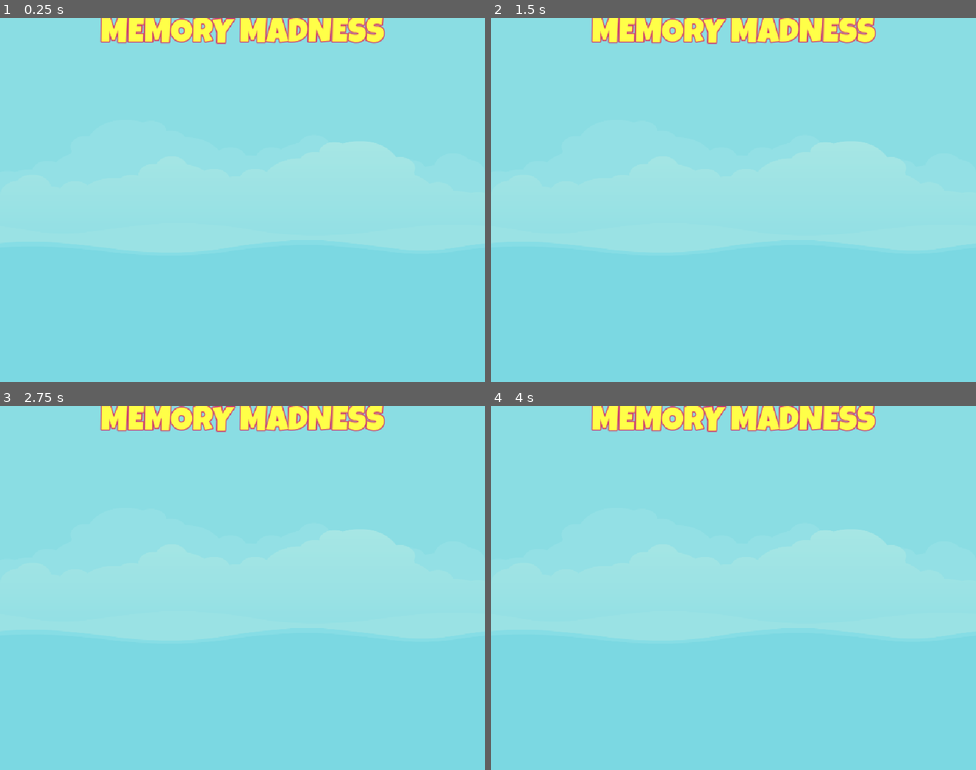
Above: before the commit, frames 1-4 (two rows, left to right).
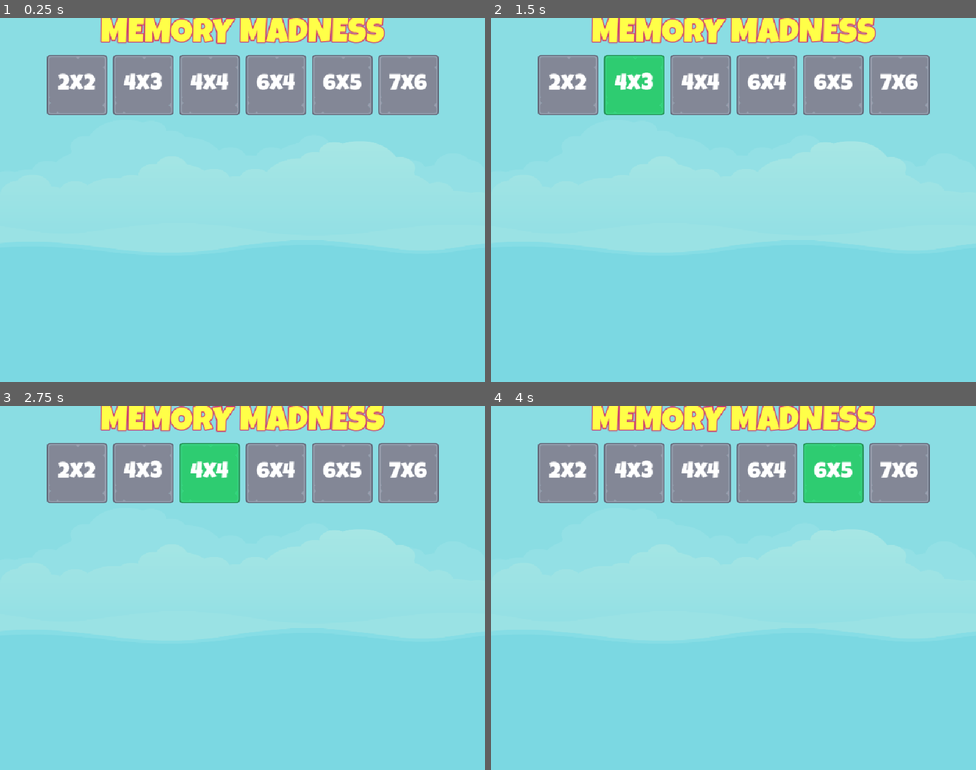
Above: after the commit, the same moments.

Repository: JaseBird/my-2d-game-dev-course
Game: Godot game, scene res://Scenes/Master/Master.tscn
Same seed, same stepped clock (60 frames per second), same inputs: the game is played once before the commit and once after it.
Inputs (mouse positions are in pixels of both pictures, inside the frame that each line leads up to):
- Up to frame 1 (0.25 s): no input
- Up to frame 2 (1.5 s): click (568, 83) at 0.5 s, where only the run after the commit has a clickable "2x2"; click (631, 83) at 1.25 s, where only the run after the commit has a clickable "4x3"
- Up to frame 3 (2.75 s): click (208, 471) at 2 s, where only the run after the commit has a clickable "4x4"
- Up to frame 4 (4 s): click (767, 471) at 2.75 s, where only the run after the commit has a clickable "6x4"; click (835, 471) at 3.5 s, where only the run after the commit has a clickable "6x5"

The runs differ from the first frame. In frame 1, 12% of the frame differs, in the area x 9-91%, y 10-27%; in frame 2, 12%; in frame 3, 12%; in frame 4, 12%.

Commit message:
feat: add level buttons

Diff:
--- /dev/null
+++ b/04-memory-madness/Resources/ButtonText_48.tres
@@ -0,0 +1,8 @@
+[gd_resource type="LabelSettings" load_steps=2 format=3 uid="uid://buygwrtv0tabd"]
+
+[ext_resource type="FontFile" uid="uid://dmntdcny1vrn0" path="res://Assets/fonts/LuckiestGuy-Regular.ttf" id="1_kny1p"]
+
+[resource]
+line_spacing = 0.0
+font = ExtResource("1_kny1p")
+font_size = 48
--- /dev/null
+++ b/04-memory-madness/Scenes/LevelButton/LevelButton.gd
@@ -0,0 +1,17 @@
+extends TextureButton
+
+@export var level_number: int = 1
+@onready var label: Label = $Label
+
+
+# Called when the node enters the scene tree for the first time.
+func _ready() -> void:
+	var ls: LevelSettingResource = LevelDataSelector.get_level_setting(level_number)
+	if ls == null:
+		queue_free()
+	else:
+		label.text = "%dx%d" % [ls.get_cols(), ls.get_rows()]
+
+
+func _on_pressed() -> void:
+	pass # Replace with function body.
--- /dev/null
+++ b/04-memory-madness/Scenes/LevelButton/LevelButton.tscn
@@ -0,0 +1,40 @@
+[gd_scene load_steps=6 format=3 uid="uid://dem5ujlgi5jvk"]
+
+[ext_resource type="Texture2D" uid="uid://csqhems43xk8w" path="res://Assets/ui/level_select_frame_128.png" id="1_3r2e7"]
+[ext_resource type="Texture2D" uid="uid://dx8w3obrh2p1o" path="res://Assets/ui/level_select_frame_hover_128.png" id="2_anpwf"]
+[ext_resource type="Texture2D" uid="uid://lgn6f4adig6e" path="res://Assets/ui/level_select_frame_select_128.png" id="3_uqdhg"]
+[ext_resource type="LabelSettings" uid="uid://buygwrtv0tabd" path="res://Resources/ButtonText_48.tres" id="4_anpwf"]
+[ext_resource type="Script" uid="uid://bqeyocns5kgw3" path="res://Scenes/LevelButton/LevelButton.gd" id="4_uqdhg"]
+
+[node name="LevelButton" type="TextureButton"]
+anchors_preset = 8
+anchor_left = 0.5
+anchor_top = 0.5
+anchor_right = 0.5
+anchor_bottom = 0.5
+offset_left = -20.0
+offset_top = -20.0
+offset_right = 20.0
+offset_bottom = 20.0
+grow_horizontal = 2
+grow_vertical = 2
+texture_normal = ExtResource("1_3r2e7")
+texture_pressed = ExtResource("2_anpwf")
+texture_hover = ExtResource("3_uqdhg")
+script = ExtResource("4_uqdhg")
+
+[node name="Label" type="Label" parent="."]
+layout_mode = 1
+anchors_preset = 15
+anchor_right = 1.0
+anchor_bottom = 1.0
+grow_horizontal = 2
+grow_vertical = 2
+text = "0X0"
+label_settings = ExtResource("4_anpwf")
+horizontal_alignment = 1
+vertical_alignment = 1
+
+[node name="Sound" type="AudioStreamPlayer" parent="."]
+
+[connection signal="pressed" from="." to="." method="_on_pressed"]
--- a/04-memory-madness/Scenes/Main/Main.tscn
+++ b/04-memory-madness/Scenes/Main/Main.tscn
@@ -1,6 +1,7 @@
-[gd_scene load_steps=2 format=3 uid="uid://borgmpehlrqfj"]
+[gd_scene load_steps=3 format=3 uid="uid://borgmpehlrqfj"]
 
 [ext_resource type="LabelSettings" uid="uid://bksxsml8pqtmn" path="res://Resources/TitleLable_72.tres" id="1_p8rbg"]
+[ext_resource type="PackedScene" uid="uid://dem5ujlgi5jvk" path="res://Scenes/LevelButton/LevelButton.tscn" id="2_qtv3y"]
 
 [node name="Main" type="Control"]
 layout_mode = 3
@@ -36,6 +37,31 @@
 
 [node name="HBLevelButtons" type="HBoxContainer" parent="UiContainer"]
 layout_mode = 2
+size_flags_horizontal = 4
+theme_override_constants/separation = 12
+
+[node name="LevelButton1" parent="UiContainer/HBLevelButtons" instance=ExtResource("2_qtv3y")]
+layout_mode = 2
+
+[node name="LevelButton2" parent="UiContainer/HBLevelButtons" instance=ExtResource("2_qtv3y")]
+layout_mode = 2
+level_number = 2
+
+[node name="LevelButton3" parent="UiContainer/HBLevelButtons" instance=ExtResource("2_qtv3y")]
+layout_mode = 2
+level_number = 3
+
+[node name="LevelButton4" parent="UiContainer/HBLevelButtons" instance=ExtResource("2_qtv3y")]
+layout_mode = 2
+level_number = 4
+
+[node name="LevelButton5" parent="UiContainer/HBLevelButtons" instance=ExtResource("2_qtv3y")]
+layout_mode = 2
+level_number = 5
+
+[node name="LevelButton6" parent="UiContainer/HBLevelButtons" instance=ExtResource("2_qtv3y")]
+layout_mode = 2
+level_number = 6
 
 [node name="HBSprites" type="HBoxContainer" parent="UiContainer"]
 layout_mode = 2
Not shown, added: 04-memory-madness/Scenes/LevelButton/LevelButton.gd.uid
